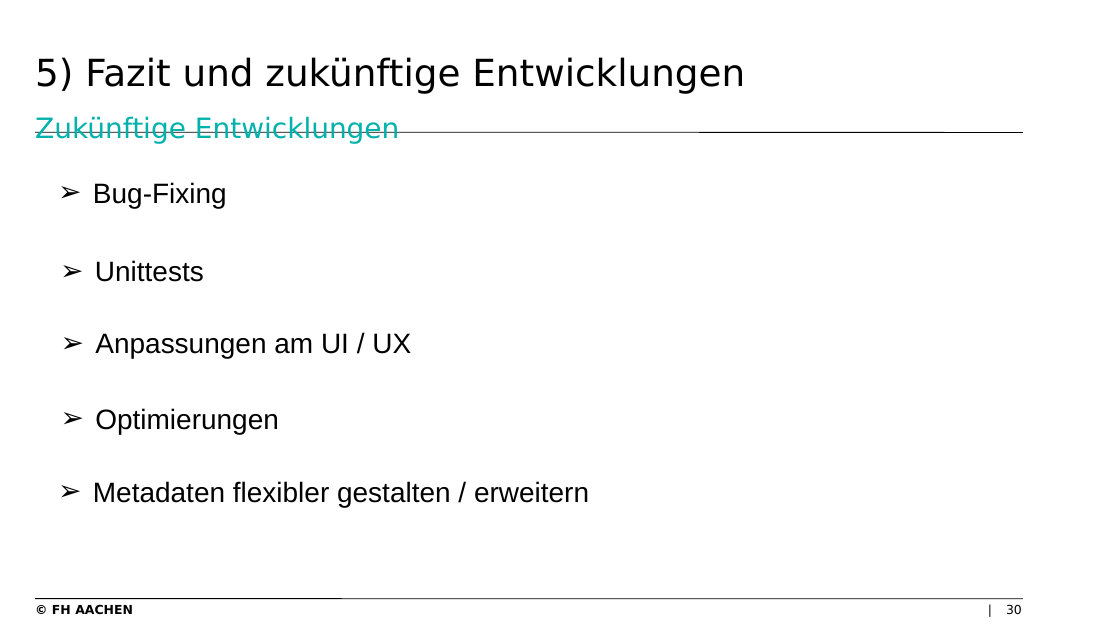
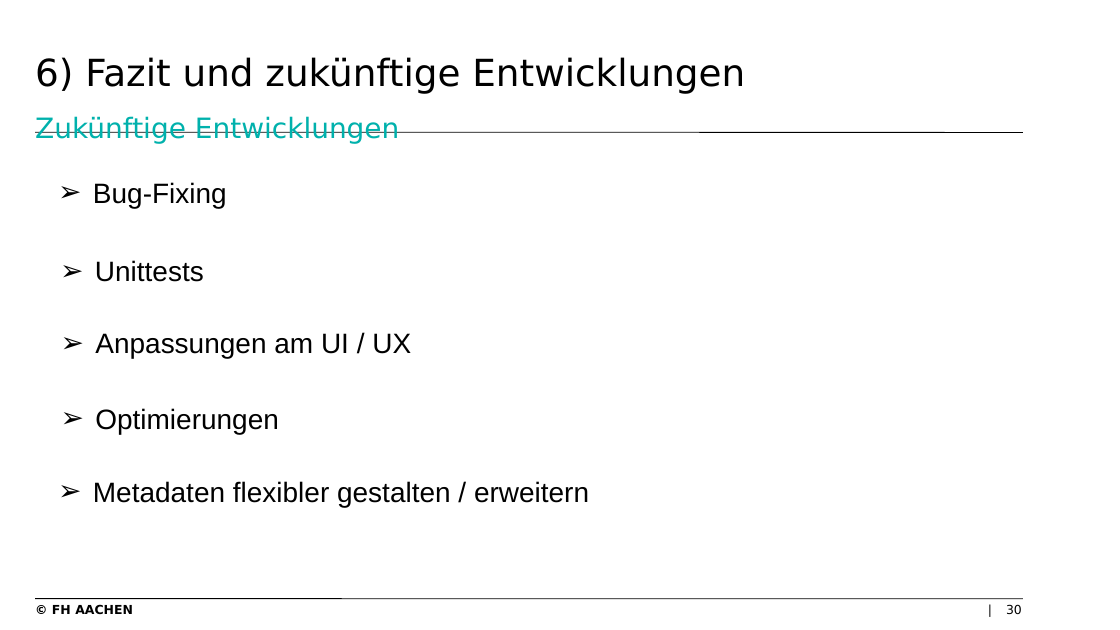
Before and after one commit to levithas/Bachelorprojekt, a slide deck: slide 30 of Dokumentation/Präsentation.pptx. Drawn at 1120x630 pixels with LibreOffice and Linux fonts; fonts in the diff are those of the drawing; background and template pictures are left out. Boxes give left, top, right and bottom in pixels: in the first picture for what was removed or moved away, otherwise in the second. Text is boxed around its words. In the diff, an @@ line names an element or a change of style, - is before the commit and + after.

```diff
--- a/Dokumentation/Präsentation.pptx
+++ b/Dokumentation/Präsentation.pptx
@@ title at [35, 57, 745, 144]: text changed @@
-5) Fazit und zukünftige Entwicklungen
-Zukünftige Entwicklungen
+6) Fazit und zukünftige Entwicklungen
+Zukünftige Entwicklungen
```
Also in this commit, not shown: 22 other slides changed.
